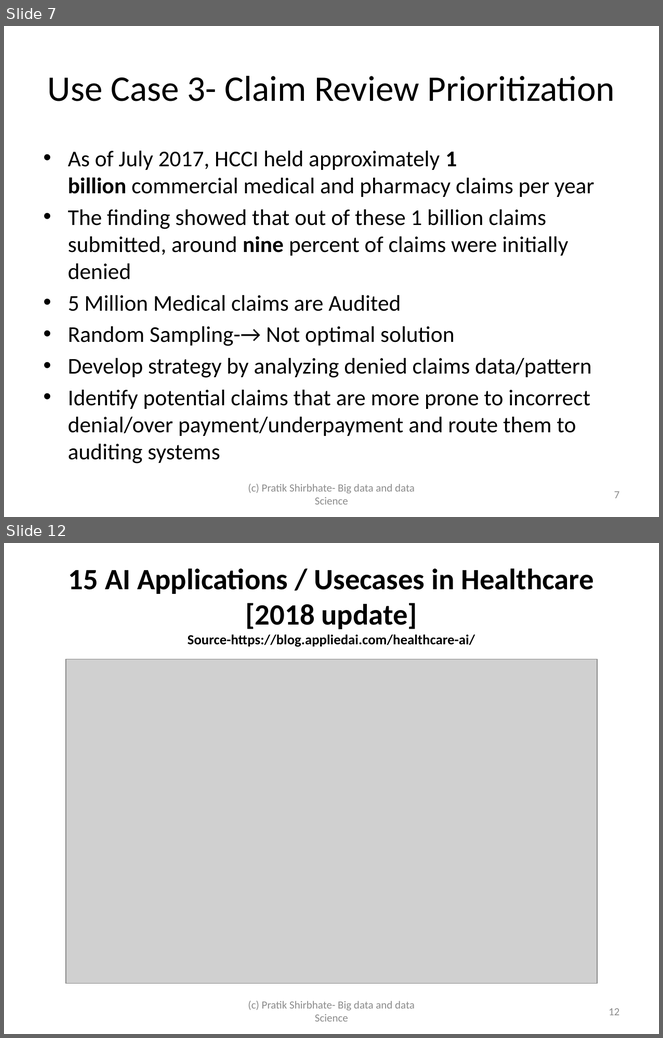
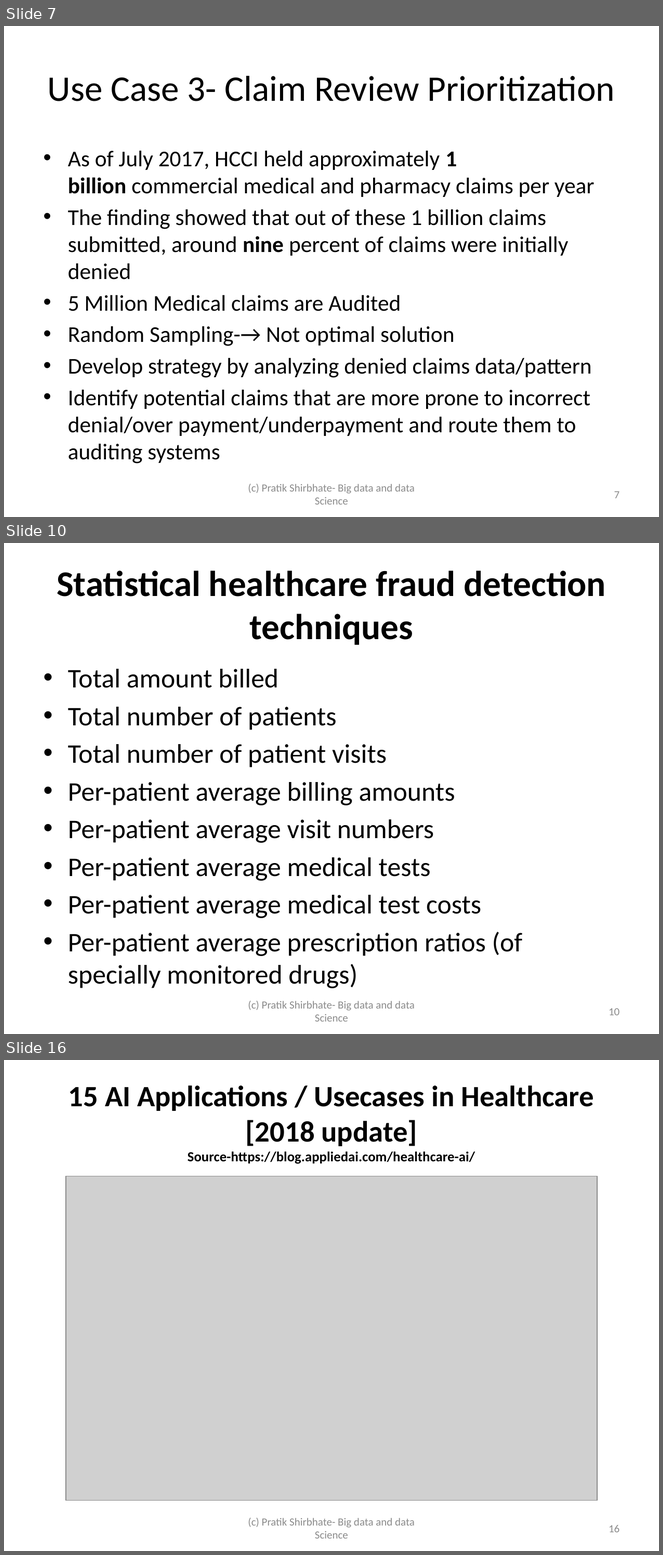
Before and after one commit to PRATIKSHIRBHATE/Cognizant, a slide deck: Humana-ML-Case Studies.pptx. Shown one above the other, each under a label of ours: slides 7 and 12 before the commit, slides 7, 10 and 16 after it; the slides between them are not shown. The pictures are 663x1038 and 663x1555 pixels, drawn with LibreOffice and Linux fonts; fonts in the diff are those of the drawing; grey boxes stand for pictures. Boxes give left, top, right and bottom in pixels: in the first picture for what was removed or moved away, otherwise in the second. Text is boxed around its words. In the diff, an @@ line names an element or a change of style, - is before the commit and + after.

```diff
--- a/Humana-ML-Case Studies.pptx
+++ b/Humana-ML-Case Studies.pptx
@@ slide 10 added at (4, 543, 659, 1034), background #FFFFFF @@
@@ title added at (57, 571, 606, 645), 39.6 pt, text #000000, bold @@
+Statistical healthcare fraud detection techniques
@@ text added at (68, 669, 523, 989), 29.6 pt, text #000000 @@
+• Total amount billed
+• Total number of patients
+• Total number of patient visits
+• Per-patient average billing amounts
+• Per-patient average visit numbers
+• Per-patient average medical tests
+• Per-patient average medical test costs
+• Per-patient average prescription ratios (of specially monitored drugs)
@@ text added at (248, 1001, 415, 1022), 12 pt, text #8C8C8C @@
+(c) Pratik Shirbhate- Big data and data Science
@@ page number added at (609, 1008, 620, 1016), 12 pt, text #8C8C8C @@
+10
@@ what was slide 12 is now slide 16 @@
@@ page number at (609, 1525, 620, 1533): text changed @@
-12
+16
```
Also in this commit, not shown: 4 slides changed, 3 other slides added.
